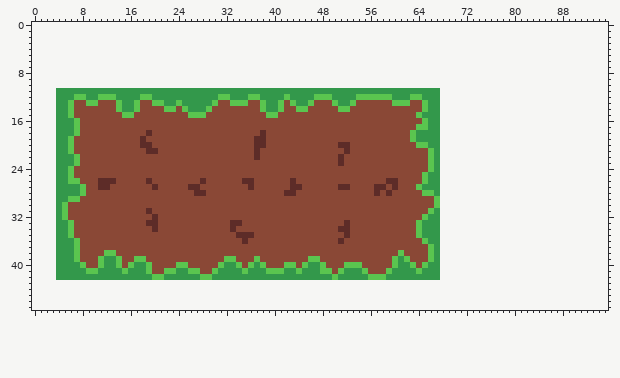
One commit to this pixel-art file: art-sources/farm.aseprite. The picture above is the old version.
64x32 pixels, 1 frame. The old version is drawn lined up with the new one, on the new canvas.
After the commit:
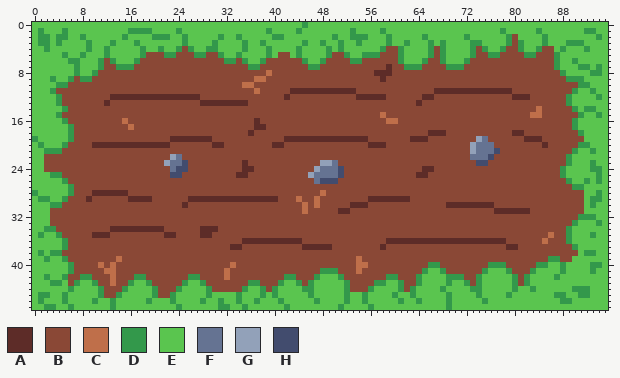
Palette (. is transparent): A #5d2c28  B #8a4836  C #bf6f4a  D #33984b  E #5ac54f  F #657392  G #92a1b9  H #424c6e
Author's note on the commit: new farm sprite + make cards do stuff
Change:
canvas 64x32 -> 96x48, the old top-left corner now at 4,11
Changed rows in their new state; - is an unchanged pixel.
first column x 0:
 0 EEEEEEEEEEEEEEEEEEEEEEEEEEEEEEEEEEEEEEEEEEEEEDEEEEEEEEEEEEEEEEEEEEEEEEEEEEEEEEEEEEEEEEEEEEEEEEEE
 1 EDEEEDEEEEEEEEEEDDDDEEEEDEEEEEEEEEEEEEEDEEEEDEEEEEEEEDEEEEDEEEEEEEEEEEEEEEEEEEDEEEEEDEEEEEEEDDEE
 2 EDDEDDEEDEEEEEEDEEEEDDDEEDEEEEEDEEDEEEEEDDEEEEEEEEDEEDDDEEEDEEEEEDEEEEEEDEEEEEEDBEEEEDEEEEEEEEDE
 3 EDDEDEEEEDEEEDEEEDEEEEEEEDEEEEDEEEEDEEDEEEEEEDEEDEEDEEDEEEEDEEDEEEDEDEEEEDDEEEEDBDEEEDEEEDDDEEEE
 4 EEDEEEEEEDEEDEEEEEDEEDEEDBDEEDDEEEEDEEEDEEEEDEEEEDEDEEEEEEDBBDEEEEDBDEEEEDBDEEDBBDEEDBBEDEEEDEEE
 5 EEEEEDEEDEEEDEEEEEDBBBDDBBBDDBBDEEDEEEEDEBBEDEEEEDBBDEEDDDBBBDEEEEDBDEEEEDBBDDBBBBDDBBBDEEEEEEEE
 6 EEEEEEDDEEEDBDEEEDBBBBBBBBBBBBBBDDBDEEDBBBBBBDEEDBBBBDDBBBBBBDEEEDBBDEEEDBBBBBBBBBBBBBBDEEDEEEEE
 7 EEEEEEEDEEEDBBDDDBBBBBBBBBBBBBBBBBBBDDBBBBBBBBDDBBBBBBBBBBBABBDDDBBBBDDDBBBBBBBBBBBBBBBDEEEDDEDE
 8 EEEEEEEDEEDBBBBBBBBBBBBBBBBBBBBBBBBBBBBCBBBBBBBBBBBBBBBBBAAABBBBBBBBBBBBBBBBBBBBBBBBBBBBDEEEEDDE
 9 EEEDEEDBDDBBBBBBBBBBBBBBBBBBBBBBBBBBBCCBBBBBBBBBBBBBBBBBBBABBBBBBBBBBBBBBBBBBBBBBBBBBBBBBDDDEEEE
10 EEEEDDBBBBBBBBBBBBBBBBBBBBBBBBBBBBBCCBBBBBBBBBBBBBBBBBBBBBBBBBBBBBBBBBBBBBBBBBBBBBBBBBBBBBBDDEEE
11 EEEDBBBBBBBBBBBBBBBBBBBBBBBBBBBBBBBBBCBBBBBAAAAAAAAAAABBBBBBBBBBBBBAAAAAAAAAAAAABBBBBBBBBBDEEDEE
12 EEEE-BBBBBBBBAAAAAAAAAAAAAAABBBBBBBBBBBBBBABBBBBBBBBBBAAAAABBBBBBAABBBBBBBBBBBBBAAABBBBBBDEEEEDE
13 EEEE-BB--BB-A-BBBB--BBBBBBBBAAAAAAAA--BBBB-BBBB---BBBB------BBB-ABBBBBBBBBBBBBBBBBBBBBBBBDEEEEEE
14 EEEEE-B-------BBBB----BB-BBBBB--------BBBB--BB-----BB------------BBBBBBBBBBBBBBBBBBBCBBBBBDEDDEE
15 EEEE-BB--------BB---------BBB----------BB-----------------C-----BBBBBBBBBBBBBBBBBBBCCBBBBBBDEEDE
16 EEEEE-BB-------C---------------------A---------------------CC----BBBBBBBBBBBBBBBBBBBBBBBBBDEEEEE
17 EEEEEE-B--------C--------------------AA-------------------------BBBBBBBBBBBBBBBBBBBBBBBBBBDEEEEE
18 EEEEEE-B-----------B----------------A-B------------------------BBBAAABBBBBBBBBBBAABBBBBBBBBDEEEE
19 DEEEEED-----------B----AAAAAAA-------BB---AAAAAAAAAAAAAA-------AAABBBBBBBBGFBBBBBBAAABBBBBBBEEEE
20 EDEEE-B---AAAAAAAA--AAA-------AA-----BB-AA---------BB---AAA-----BBBBBBBBBGFFFBBBBBBBBABBBBBDDEEE
21 EEDD-BB------------BB----------------B--------------B-------------BBBBBBBGFFFHBBBBBBBBBBBBDEEDEE
22 EEBBBBBB---------------GF------------B-------------B--------------BBBBBBBFFFHBBBBBBBBBBBBDEEEEEE
23 EEBBBBBB--------------GFFH---------A------------GGFB--------------BBBBBBBBHHBBBBBBBBBBBBBDEEEDEE
24 EEBBBBB----------------FHH---------AA----------GFFFH-------------AABBBBBBBBBBBBBBBBBBBBBDEEEEDDE
25 EEED-BB----------------HH---------AA----------GFFFFH------------AABBBBBBBBBBBBBBBBBBBBBBDEEEEEDE
26 EEEEE-BB---BBB-----B--------B------BB------B---FHHH--------BB----BBBBBBBBBBBBBBBBBBBBBBBBDEEDEDE
27 EEEEEE-BB--BB-------B-----BB--------B------BB------BB----BB-B---BBBBBBBBBBBBBBBBBBBBBBBBBBDDEEEE
28 DEEEEE-BB-AAAAAA-----------BB-------------BB----C--------B-B-----BBBBBBBBBBBBBBBBBBBBBBBBBBBEEDE
29 EDDEE-BB-A------AAAA------AAAAAAAAAAAAAAA---C--C--------AAAAAAA----BBBBBBBBBBBBBBBBBBBBBBBBBEDDE
30 EEED-B-------------------A-------------------C-C-----AAA-----------BBAAAAAAAABBBBBBBBBBBBBBBEDEE
31 EEEBBB-------------B-------------------------C-----AA-------------BBBBBBBBBBBAAAAAABBBBBBBBBEEEE
32 EEEBBB--------------B--------------------------------------------BBBBBBBBBBBBBBBBBBBBBBBBBBDDDEE
33 EEEBBBB------------BB------------BB-----------------B-----------BBBBBBBBBBBBBBBBBBBBBBBBBBDEEEDE
34 EEDDBBB------AAAAAAA-A------AAA--B-----------------BB-----------BBBBBBBBBBBBBBBBBBBBBBBBBDEEEEEE
35 EDEE-BB---AAA---------AA----AA----BBB---------------B-----------BBBBBBBBBBBBBBBBBBBBBBCBBDEEEDEE
36 EEEEE-BB----------------------------AAAAAAAAA------B-------AAAAAAAAAAAAAAAAAAAABBBBBBCBBBDEEEEEE
37 EEEEE-BB-------------------------AA----------AAAAA--------A-------BBBBBBBBBBBBBAABBBBBBBBBDEEEEE
38 EDED-BBB----BB-----------------------------------------------B----BBBBBBBBBBBBBBBBBBBBBBBBBEDDEE
39 EEDEE-BB---BBBC--BB-------------BB---B--------BB------C-----BBB---BBBBBBBBBBBBBBBBBBBBDDBBEEEEEE
40 EEEEEE-BB--CBCB-BBBB----BB-----BBCB-BBB---BB-BBBB---BBCC----BBBB-B--BBBBBBBBDDDBBBBBDDEEDEEEEDDE
41 EEEEEE-BBBBBCCBBBBBB--BBBBBB--BBCBBBBBBBBBBBBBBBDDDBBBCB---BBBBBB-EEDBBBBBBDEEEDBBBDEEEEDEEEEDEE
42 EEDEE-BB--BBBCBBB--BBBBBBB--BBBBCBBBBBBBBB--BBB-EE--BBBBBBB--BBB-EEEEDDDBBDEEEEEDBDEEEEDEEEEEEEE
43 EEEDDEBDEEDBBCBBDEEDBBBBBDEEDBBBBBBBDDBBBDEEDBDEEEEEDBBBBDDEEDBBDEEEEDEEDBDEEEEEDBDEEEEEEEEEEEEE
44 EEEEEEDEEEEDBBBDEEEEDBBBDEEEEDBBBBBDEEDBDEEEEDDEEEEEDBBBDEEEEDBDEEEEDEEEEDDEEEEEDEEDEEEEEEDDDEEE
45 EDDEEDEEEEEDBBDEEEEEDBBDEEEEEDEEEEDEEEDEDEEEEEDEEEEEDEEDEEEEDEEDEEEEEDEEEEDEEEEDEEEEEEEDDEEDDEEE
46 EDEEEDEEEEDEEDEEEEEDEEEDEEEEDEEDEEDEEDEEEDEEEEEDEEEEDEEDEEEEEDEEDEEEEDEEEEEDEEEEEEEEEEEEDDEEEEEE
47 EEDDEEDEEEEEEDEEEEEEEEEEDEEEEEEDDEEDEEEEEEDEEEEEEEEDEEEEDEEEEEEEEEEEEDEEEEEEEEEEEEEEEEEEEEEEEEEE
Boxes around the changes in both pictures, in picture pixels (x1, y1, x2, y2):
changed: (32, 22, 608, 310)
